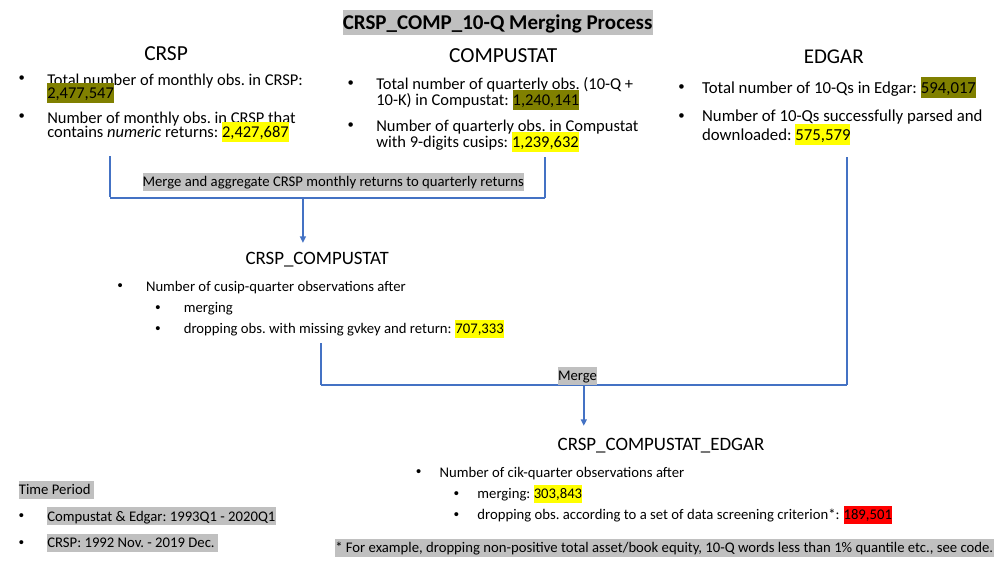
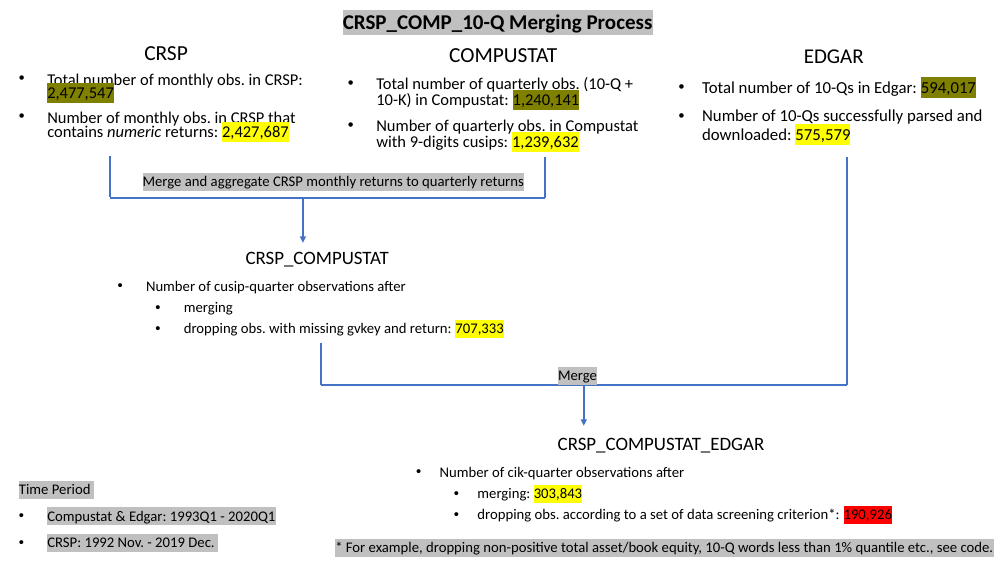
Before and after one commit to fengzhi22/narrative_conservatism, a slide deck: slide 2 of output/figure_1.pptx. Drawn at 1008x567 pixels with LibreOffice and Linux fonts; fonts in the diff are those of the drawing. Boxes give left, top, right and bottom in pixels: in the first picture for what was removed or moved away, otherwise in the second. Text is boxed around its words. In the diff, an @@ line names an element or a change of style, - is before the commit and + after.

```diff
--- a/output/figure_1.pptx
+++ b/output/figure_1.pptx
@@ text at [477, 508, 892, 522]: text changed @@
-  • dropping obs. according to a set of data screening criterion*: 189,501
+  • dropping obs. according to a set of data screening criterion*: 190,926
```
Also in this commit, not shown: 4 other files.
